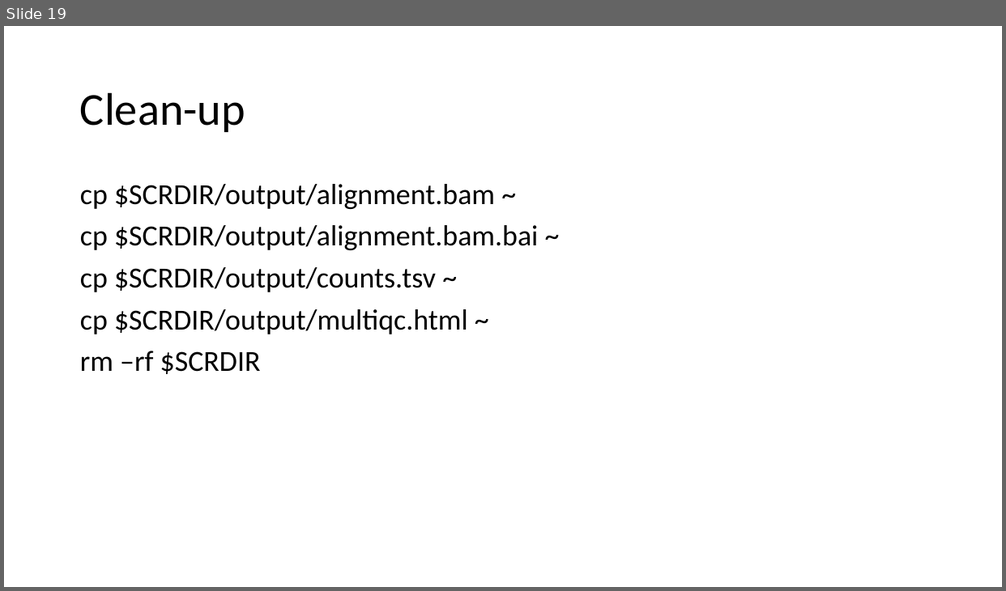
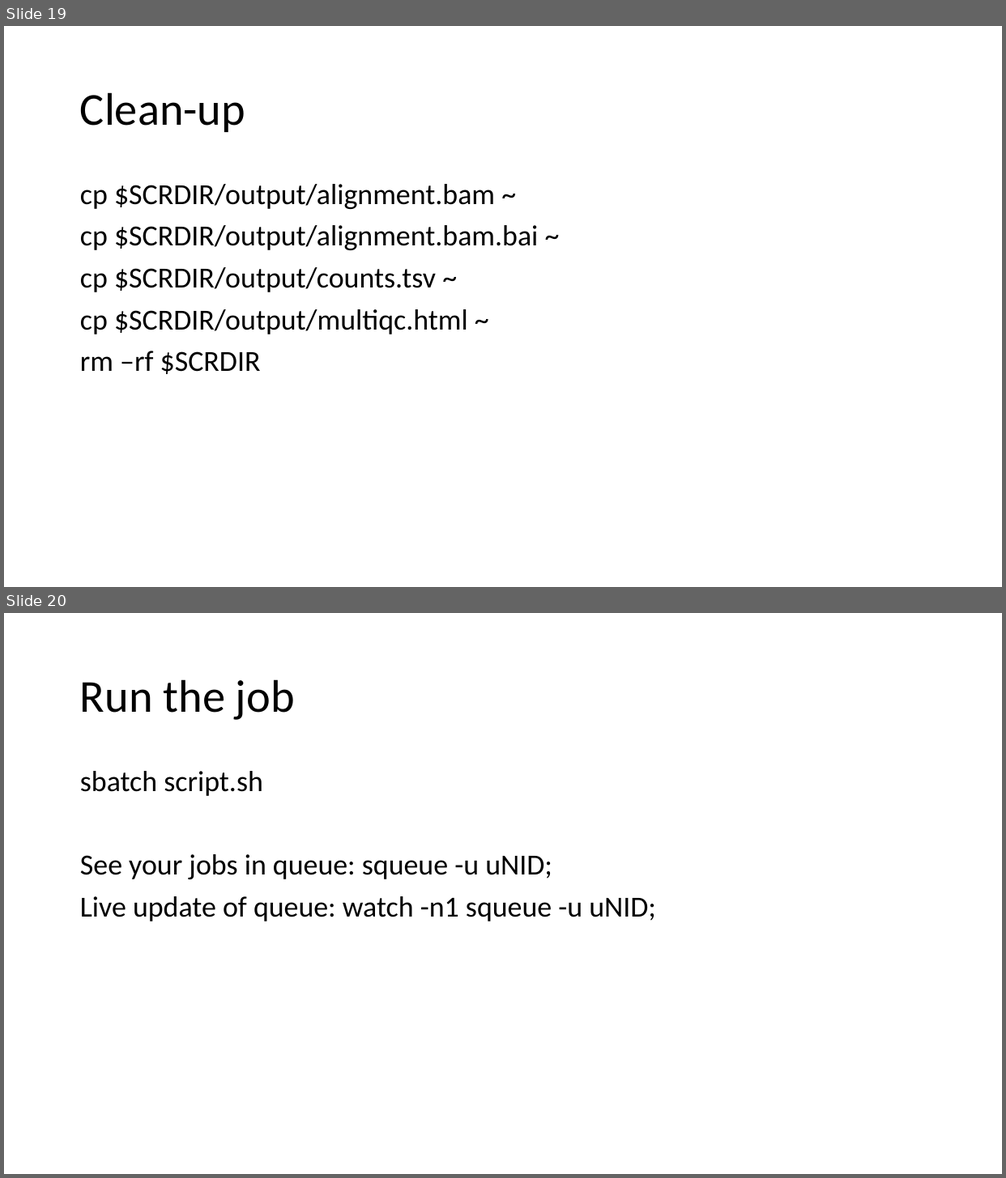
Before and after one commit to j-berg/bioinformatics-bootcamp, a slide deck: class_5/class_5.pptx. Shown one above the other, each under a label of ours: slide 19 before the commit, slides 19 and 20 after it. The pictures are 1006x591 and 1006x1178 pixels, drawn with LibreOffice and Linux fonts; fonts in the diff are those of the drawing. Boxes give left, top, right and bottom in pixels: in the first picture for what was removed or moved away, otherwise in the second. Text is boxed around its words. In the diff, an @@ line names an element or a change of style, - is before the commit and + after.

```diff
--- a/class_5/class_5.pptx
+++ b/class_5/class_5.pptx
@@ slide 20 added at [4, 613, 1002, 1174], background #FFFFFF @@
@@ title added at [80, 679, 295, 720], 44 pt, text #000000 @@
+Run the job
@@ text added at [80, 771, 656, 922], 28 pt, text #000000 @@
+sbatch script.sh
+See your jobs in queue: squeue -u uNID;
+Live update of queue: watch -n1 squeue -u uNID;
```
Also in this commit, not shown: 5 slides changed, 1 other file.
